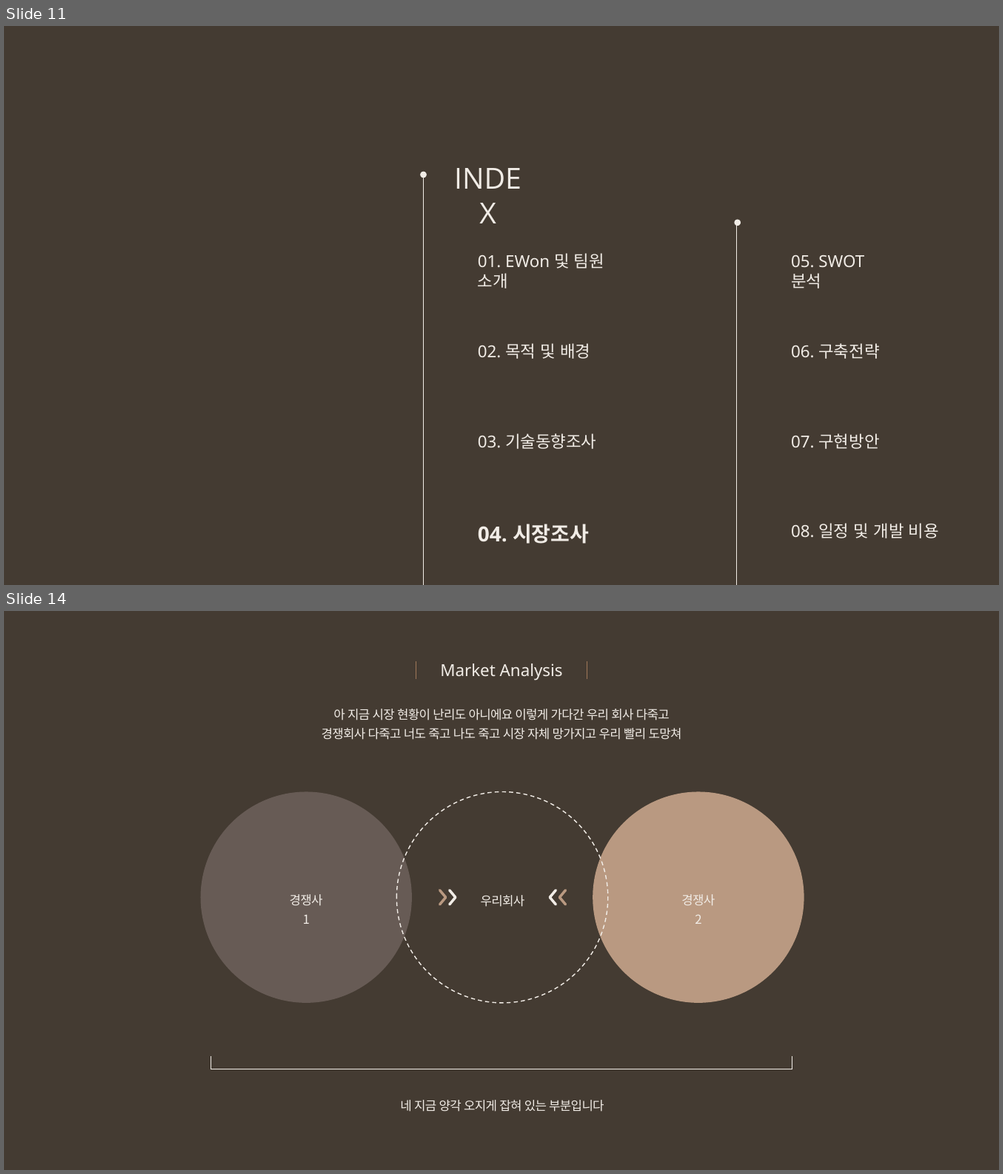
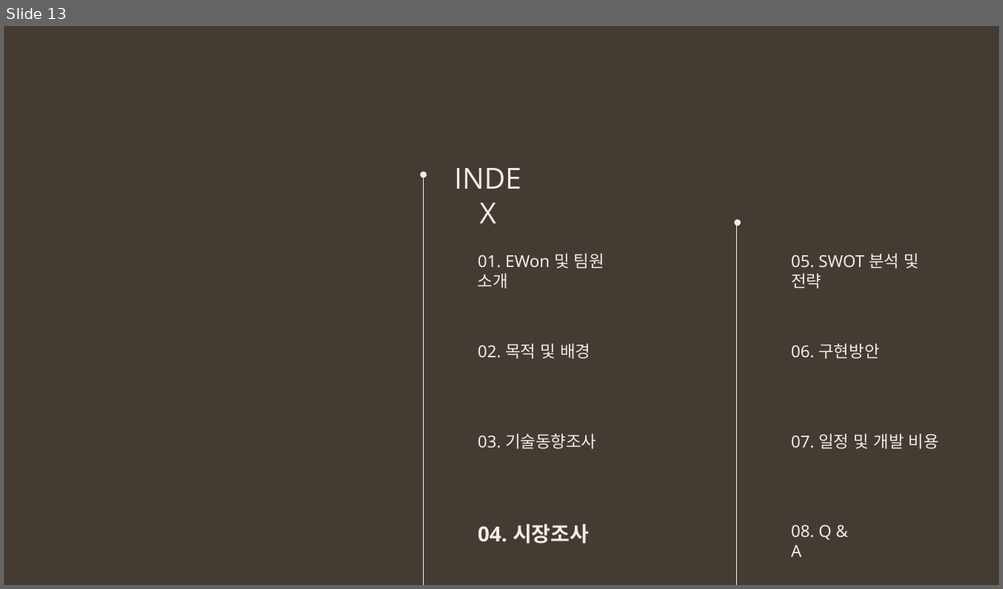
Before and after one commit to snr1229/Content_designing_Presentations, a slide deck: 사업계획서/Week8/EWon_중간고사대체 발표자료.pptx. Shown one above the other, each under a label of ours: slides 11 and 14 before the commit, slide 13 after it; the slides between them are not shown. The pictures are 1003x1174 and 1003x589 pixels, drawn with LibreOffice and Linux fonts; fonts in the diff are those of the drawing. Boxes give left, top, right and bottom in pixels: in the first picture for what was removed or moved away, otherwise in the second. Text is boxed around its words. In the diff, an @@ line names an element or a change of style, - is before the commit and + after.

```diff
--- a/사업계획서/Week8/EWon_중간고사대체 발표자료.pptx
+++ b/사업계획서/Week8/EWon_중간고사대체 발표자료.pptx
@@ slide 14 removed at (4, 611, 999, 1170), background #443B32 @@
@@ line removed from (416, 661) to (416, 679) @@
@@ text removed at (440, 664, 563, 680) @@
-Market Analysis
@@ line removed from (586, 661) to (586, 679) @@
@@ text removed at (321, 709, 682, 740) @@
-아 지금 시장 현황이 난리도 아니에요 이렇게 가다간 우리 회사 다죽고
-경쟁회사 다죽고 너도 죽고 나도 죽고 시장 자체 망가지고 우리 빨리 도망쳐
@@ ellipse removed at (200, 792, 412, 1003) @@
@@ ellipse removed at (396, 792, 608, 1003) @@
@@ ellipse removed at (593, 792, 804, 1003) @@
@@ text removed at (290, 894, 323, 924) @@
-경쟁사1
@@ group removed at (440, 891, 455, 905): 4 lines @@
@@ text removed at (481, 895, 525, 907) @@
-우리회사
@@ group removed at (549, 891, 565, 905): 4 lines @@
@@ text removed at (681, 894, 714, 924) @@
-경쟁사2
@@ line removed from (210, 1070) to (792, 1070) @@
@@ line removed from (210, 1070) to (210, 1056) @@
@@ line removed from (792, 1070) to (792, 1056) @@
@@ text removed at (400, 1100, 603, 1112) @@
-네 지금 양각 오지게 잡혀 있는 부분입니다
@@ what was slide 11 is now slide 13 @@
@@ slide 13 changed as well @@
@@ text at (791, 253, 919, 289): text changed @@
-05. SWOT 분석
+05. SWOT 분석 및 전략
@@ text at (791, 343, 879, 359): text changed @@
-06. 구축전략
+06. 구현방안
@@ text at (791, 434, 939, 449): text changed @@
-08. 일정 및 개발 비용
+07. 일정 및 개발 비용
@@ text removed at (791, 434, 879, 449) @@
-07. 구현방안
@@ text added at (791, 526, 831, 557), 16 pt, text #F1ECE6 @@
+08. Q & A
```
Also in this commit, not shown: 15 other slides changed, 16 slides added, 19 other slides removed.
